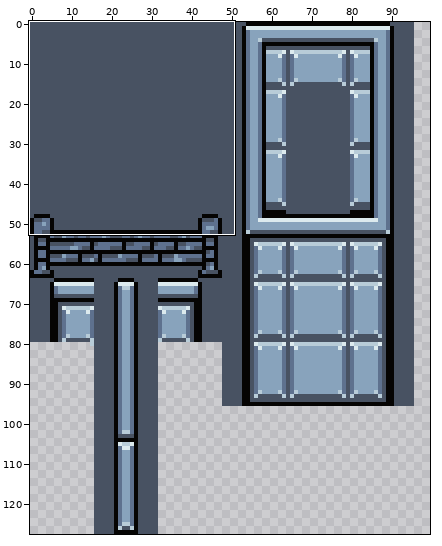
Sprite sheet -- Assets/Sprites/Finished/Tileset.png. The picture above shows the old version from afar; the outline marks the close-up.
Close-up. As it was:
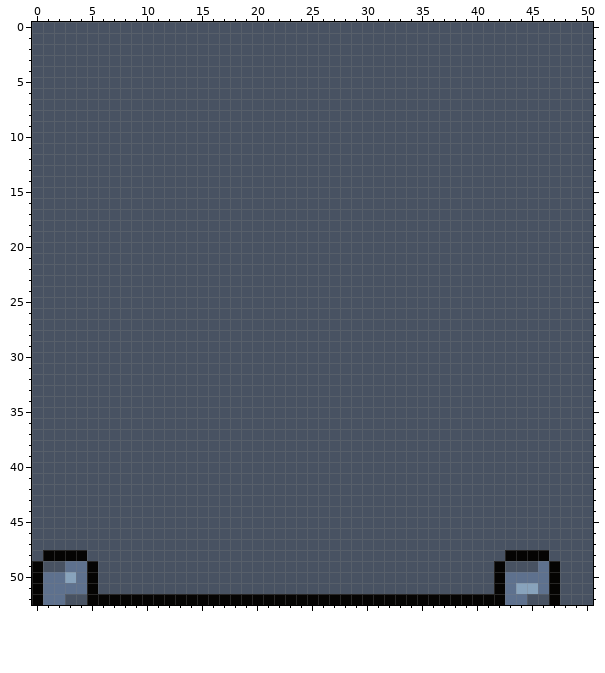
The file is 128x128 pixels. Shown: x 0..50, y 0..52. The wide view leaves out empty margins.
Now the later version:
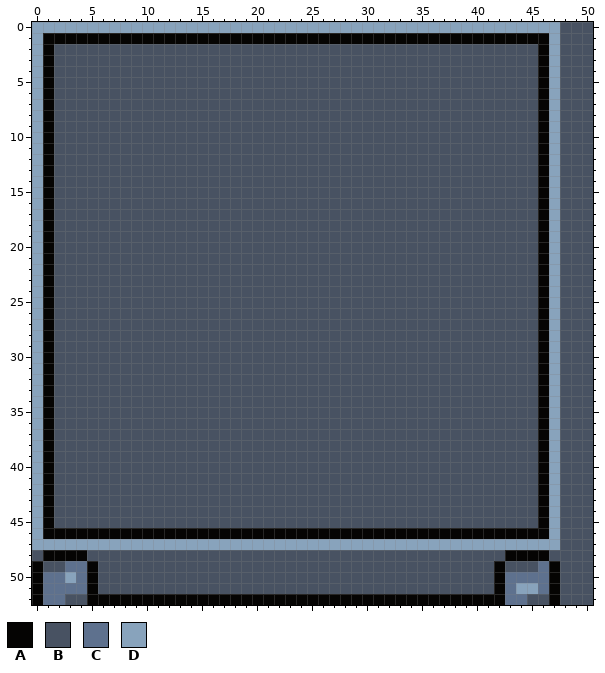
Palette (. is transparent): A #050403  B #485262  C #5e718e  D #88a3bc
Diff:
The edit turns colour B into colour A in row 1 at x 1 to 46; in rows 2 to 45 at x 1 and 46; in row 46 at x 1 to 46.
The edit turns colour B into colour D in row 0 at x 0 to 47; in rows 1 to 46 at x 0 and 47; in row 47 at x 0 to 47.
Where, in picture pixels (left, top, right, bottom), the same in both close-ups:
changed: (32, 22, 560, 550)
